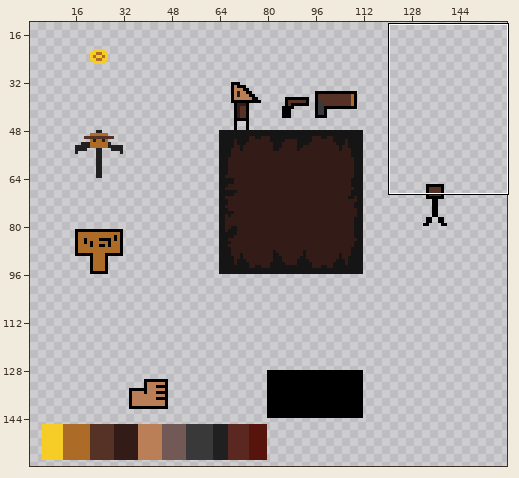
Edited in one commit: sprite sheet (assets/tiles.png). The picture above shows the old version from afar; the outline marks the close-up.
Close-up. Before the edit:
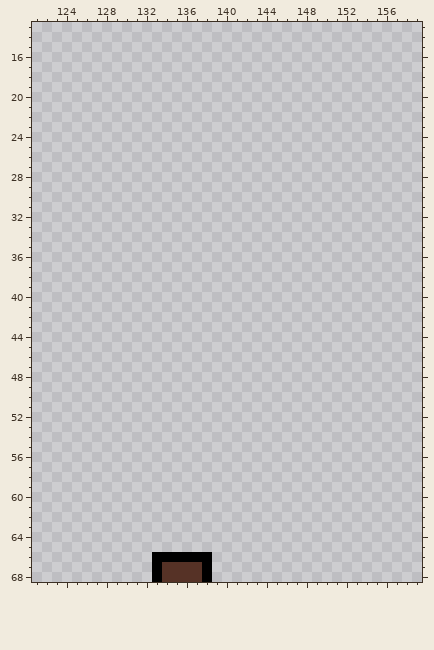
The file is 160x160 pixels. Shown: x 121..159, y 13..68. The wide view leaves out empty margins.
The same view after the edit:
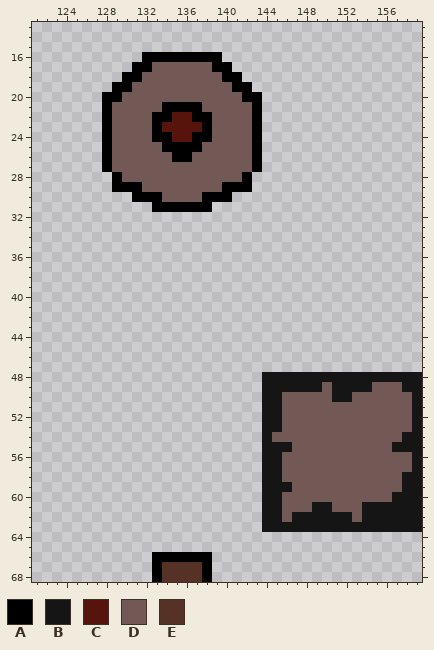
Palette (. is transparent): A #000000  B #161515  C #56140c  D #725956  E #563226
Changes in this commit:
@@ x 126..145 @@
 15 ....................
-16 ....................
-17 ....................
-18 ....................
-19 ....................
-20 ....................
-21 ....................
-22 ....................
-23 ....................
-24 ....................
-25 ....................
-26 ....................
-27 ....................
-28 ....................
-29 ....................
-30 ....................
-31 ....................
+16 ......AAAAAAAA......
+17 .....AADDDDDDAA.....
+18 ....AADDDDDDDDAA....
+19 ...AADDDDDDDDDDAA...
+20 ..AADDDDDDDDDDDDAA..
+21 ..ADDDDDAAAADDDDDA..
+22 ..ADDDDAACCAADDDDA..
+23 ..ADDDDACCCCADDDDA..
+24 ..ADDDDAACCAADDDDA..
+25 ..ADDDDDAAAADDDDDA..
+26 ..ADDDDDDAADDDDDDA..
+27 ..ADDDDDDDDDDDDDDA..
+28 ...ADDDDDDDDDDDDA...
+29 ...AAADDDDDDDDAAA...
+30 .....AAADDDDAAA.....
+31 .......AAAAAA.......
 32 ....................
@@ x 142..159 @@
 47 ..................
-48 ..................
-49 ..................
-50 ..................
-51 ..................
-52 ..................
-53 ..................
-54 ..................
-55 ..................
-56 ..................
-57 ..................
-58 ..................
-59 ..................
-60 ..................
-61 ..................
-62 ..................
-63 ..................
+48 ..BBBBBBBBBBBBBBBB
+49 ..BBBBBBDBBBBDDDBB
+50 ..BBDDDDDBBDDDDDDB
+51 ..BBDDDDDDDDDDDDDB
+52 ..BBDDDDDDDDDDDDDB
+53 ..BBDDDDDDDDDDDDDB
+54 ..BDDDDDDDDDDDDDBB
+55 ..BBBDDDDDDDDDDBBB
+56 ..BBDDDDDDDDDDDDDB
+57 ..BBDDDDDDDDDDDDDB
+58 ..BBDDDDDDDDDDDDBB
+59 ..BBBDDDDDDDDDDDBB
+60 ..BBDDDDDDDDDDDBBB
+61 ..BBDDDBBDDDBBBBBB
+62 ..BBDBBBBBBDBBBBBB
+63 ..BBBBBBBBBBBBBBBB
 64 ..................
Where, in picture pixels (left, top, right, bottom), the same in both close-ups:
added: (102, 52, 262, 212)
added: (262, 372, 422, 532)
